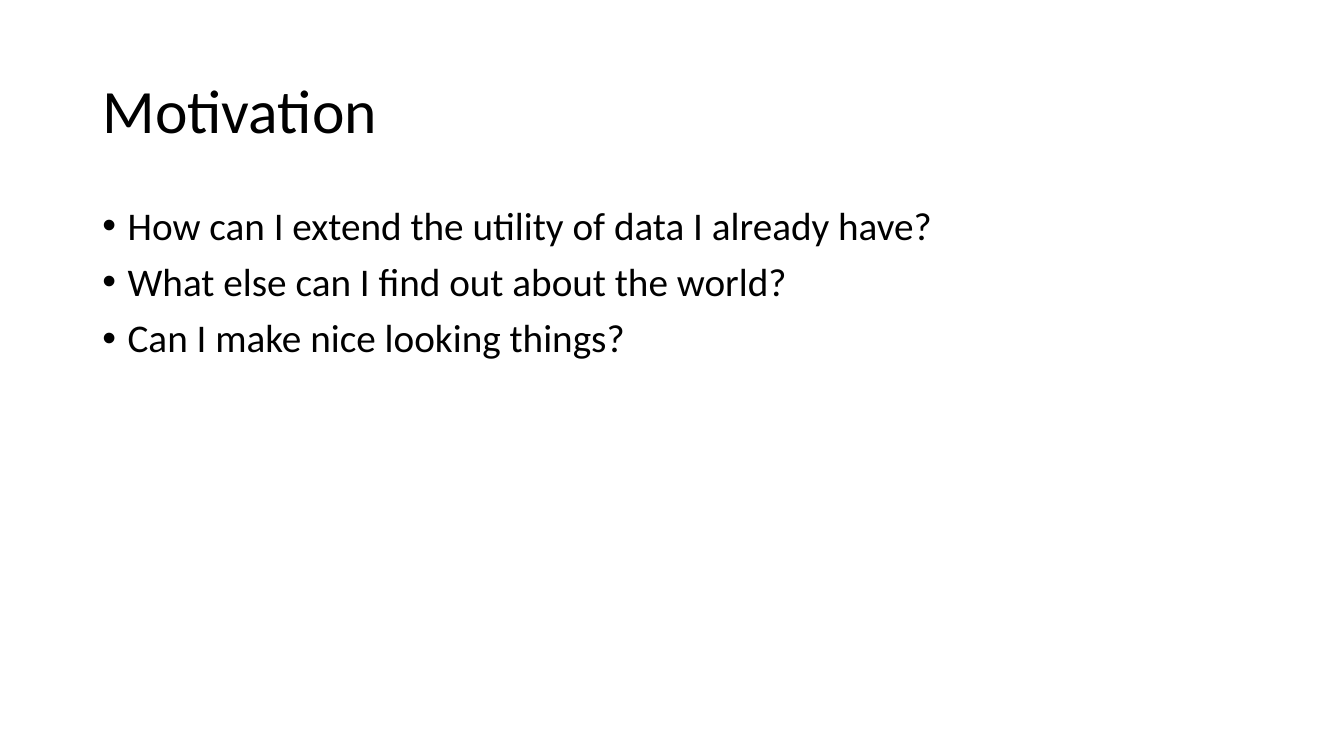
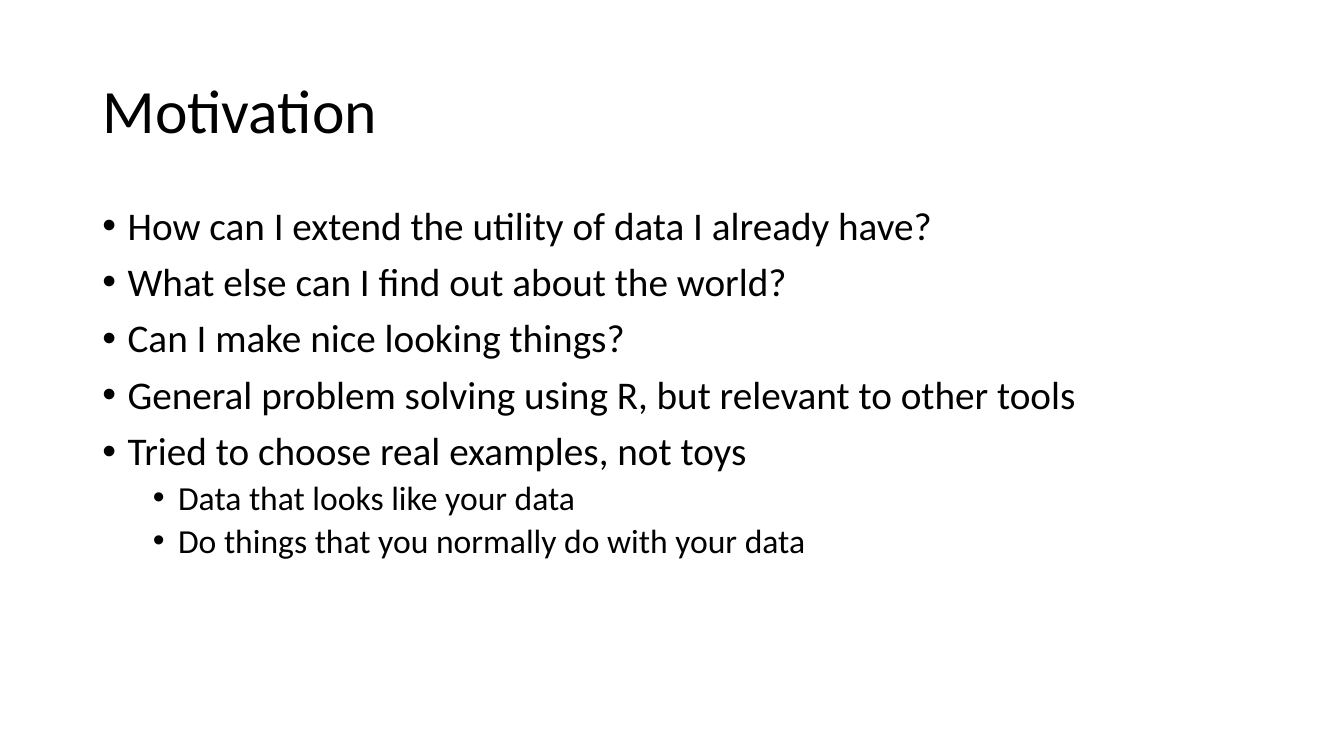
Before and after one commit to nrjjones/BuildingContextualData, a slide deck: slide 2 of presentation/Jones - Contextual Data Presentation.pptx. Drawn at 1344x756 pixels with LibreOffice and Linux fonts; fonts in the diff are those of the drawing. Boxes give left, top, right and bottom in pixels: in the first picture for what was removed or moved away, otherwise in the second. Text is boxed around its words. In the diff, an @@ line names an element or a change of style, - is before the commit and + after.

```diff
--- a/presentation/Jones - Contextual Data Presentation.pptx
+++ b/presentation/Jones - Contextual Data Presentation.pptx
@@ text at box(128, 381, 1075, 559): paragraphs added @@
+• General problem solving using R, but relevant to other tools
+• Tried to choose real examples, not toys
+  • Data that looks like your data
+  • Do things that you normally do with your data
```
Also in this commit, not shown: 17 other slides changed, 3 slides added, 4 other files.
